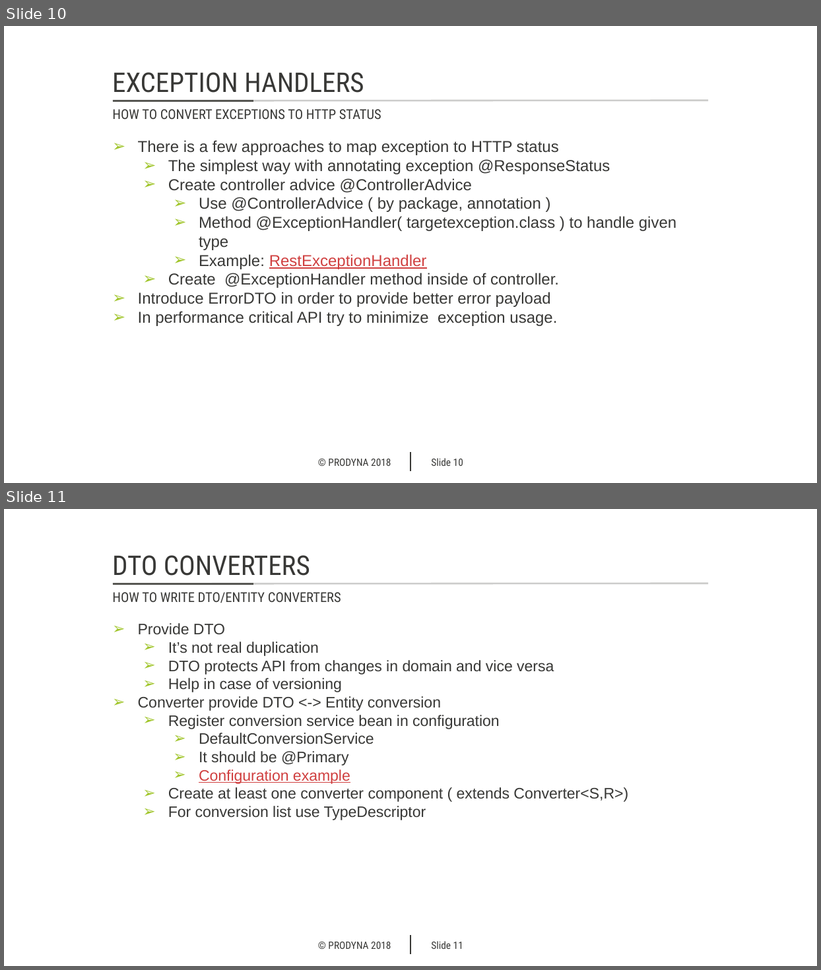
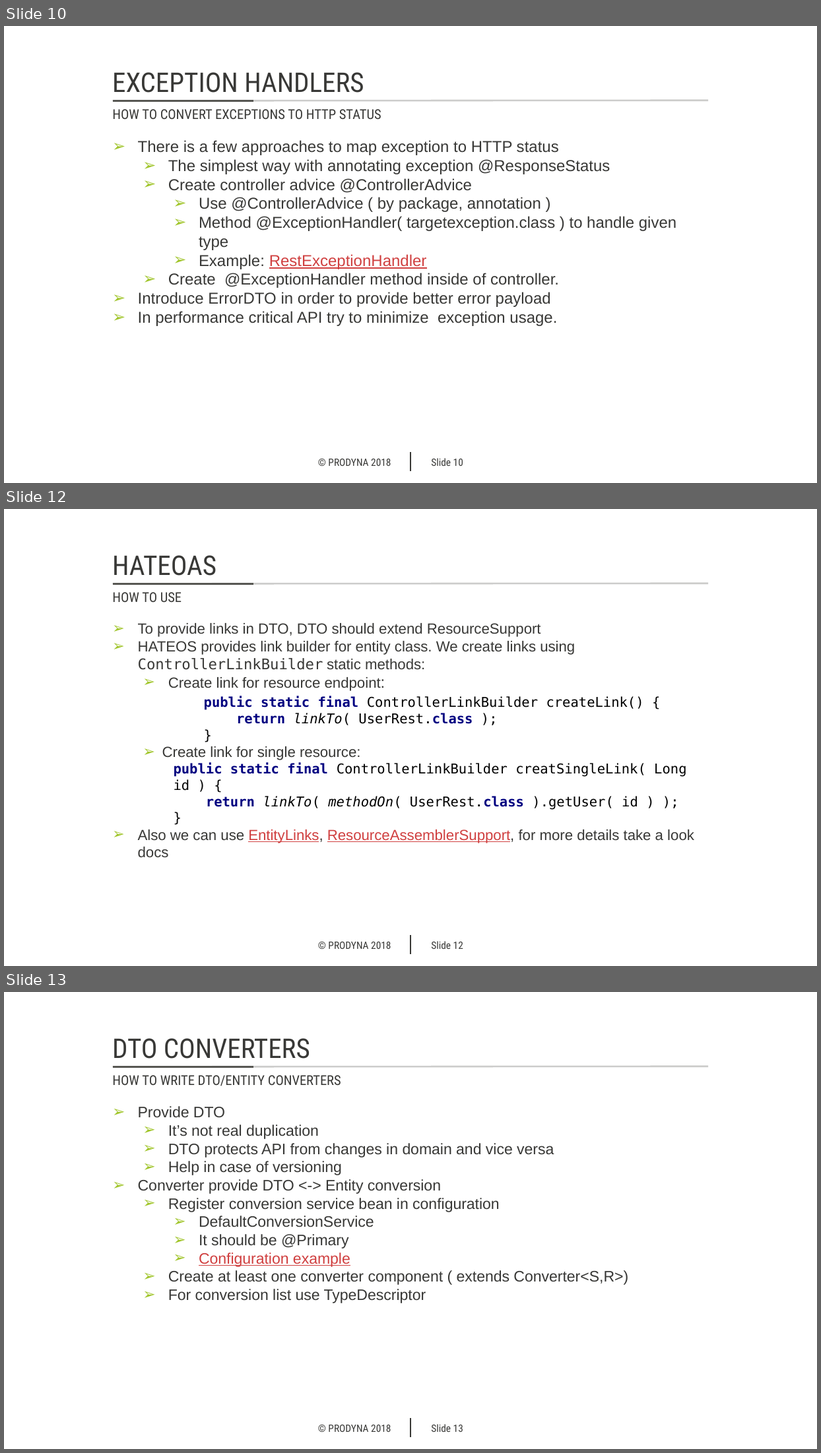
Before and after one commit to markojevtic/spring-boot-workshop, a slide deck: documentation/Spring_HATEOAS.pptx. Shown one above the other, each under a label of ours: slides 10 and 11 before the commit, slides 10, 12 and 13 after it; the slides between them are not shown. The pictures are 821x970 and 821x1453 pixels, drawn with LibreOffice and Linux fonts; fonts in the diff are those of the drawing; background and template pictures are left out. Boxes give left, top, right and bottom in pixels: in the first picture for what was removed or moved away, otherwise in the second. Text is boxed around its words. In the diff, an @@ line names an element or a change of style, - is before the commit and + after.

Commit message:
add new topic, and small class changes

```diff
--- a/documentation/Spring_HATEOAS.pptx
+++ b/documentation/Spring_HATEOAS.pptx
@@ slide 12 added at (4,509,817,966), background #FFFFFF; not listed: 5 template elements that a slide beside it also shows @@
@@ rectangle added at (4,513,20,545), fill #FFFFFF @@
@@ text added at (112,555,217,576), 24 pt, text #383836 @@
+HATEOAS
@@ text added at (112,592,182,602), 12 pt, text #383836 @@
+HOW TO USE
@@ text added at (138,623,694,857), 13 pt, text #383836 @@
+➢ To provide links in DTO, DTO should extend ResourceSupport
+➢ HATEOS provides link builder for entity class. We create links using ControllerLinkBuilder static methods:
+  ➢ Create link for resource endpoint:
+  public static final ControllerLinkBuilder createLink() {
+  return linkTo( UserRest.class );
+  }
+  ➢ Create link for single resource:
+    public static final ControllerLinkBuilder creatSingleLink( Long id ) {
+    return linkTo( methodOn( UserRest.class ).getUser( id ) );
+    }
+➢ Also we can use EntityLinks, ResourceAssemblerSupport, for more details take a look docs
@@ what was slide 11 is now slide 13 @@
@@ page number at (431,1424,463,1432): text changed @@
-Slide 11
+Slide 13
```
Also in this commit, not shown: 1 other slide added, 6 other files.
